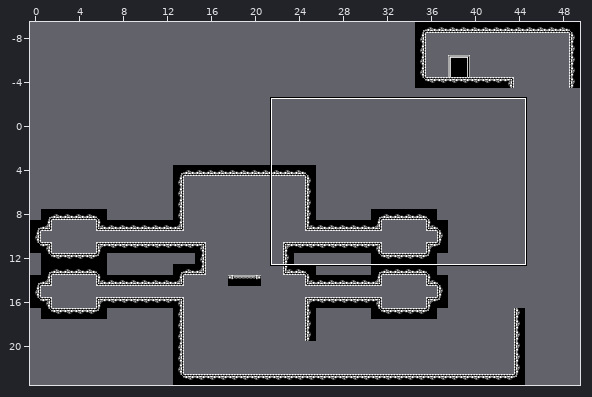
Two states of a Tiled map, Assets/SuperTiled2Unity/Import/Tutorial.tmx. The picture above shows the old version from afar; the outline marks the close-up.
Close-up. Before the edit:
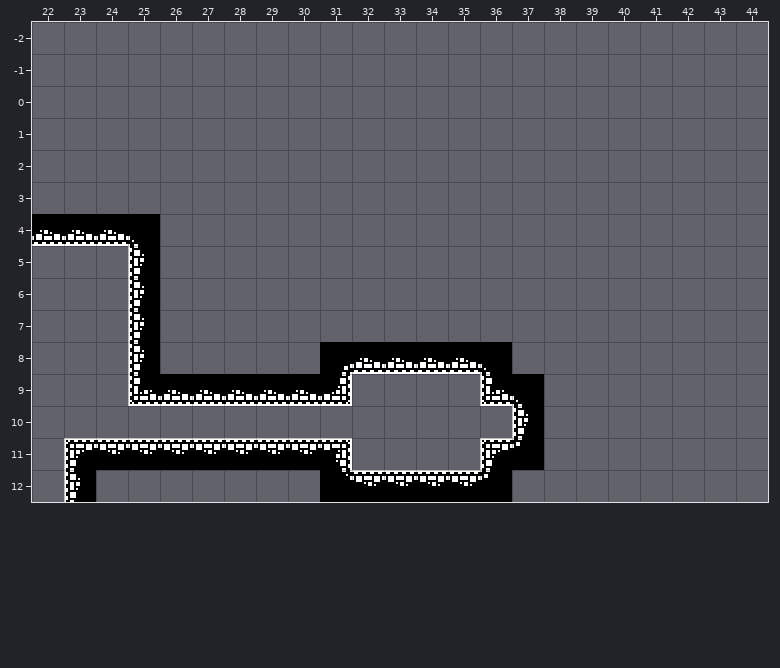
Cells are 64x64 px. Shown: x 22..44, y -2..12. The commit also changed other parts of the map, which this record leaves out. The old version is drawn lined up with the new one.
Once edited:
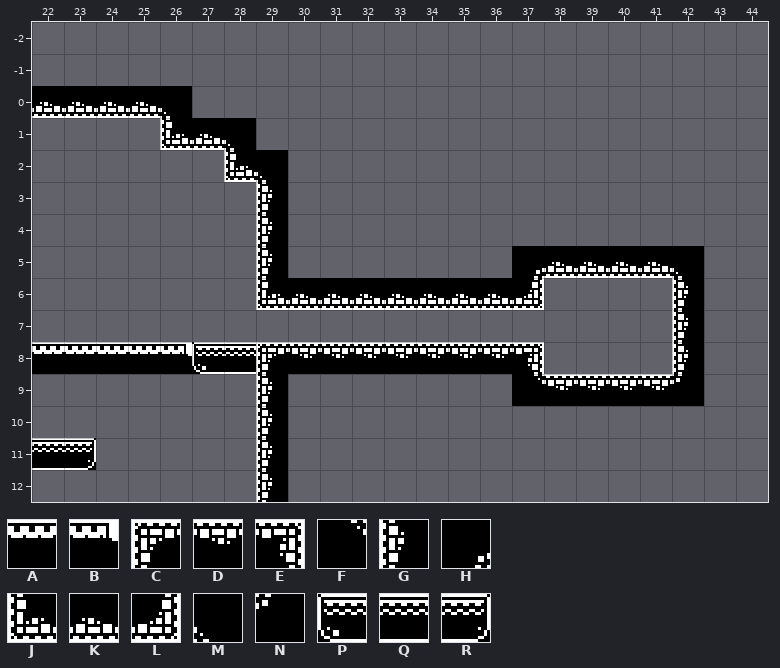
Key: from "Tileset_64x64": A 161 "bridge_bottom", B 162 "bridge_bottomright", C 195 "brick_topleft", D 196 "brick_topmiddle", E 197 "brick_topright", F 199 "brick_corner_topright", G 215 "brick_middleleft", H 219 "brick_corner_bottomright", J 235 "brick_bottomleft", K 236 "brick_bottommiddle", L 237 "brick_bottomright", M 239 "brick_corner_bottomleft", N 259 "brick_corner_topleft", P 330 "ground_left", Q 331 "ground_middle_horizontal", R 332 "ground_right".
_ is an empty cell.
From old to new:
map size 64x64 -> 43x32 cells (old content now starts at -3,-18; both pictures use the new coordinates)
Layer "MainLayer":
Tile A replaces tile G in row 8 at x 25.
Tile A is added in row 8 at x 22 to 24.
Tile B is added in row 8 at x 26.
Tile C is added in row 8 at x 29.
Tile D replaces tile H in row 8 at x 31.
Tile D replaces tile K in row 8 at x 32 to 35.
Tile D replaces tile M in row 8 at x 36.
Tile D is added in row 8 at x 30; in row 9 at x 38 to 41.
Tile E is added in row 8 at x 37.
Tile F replaces tile M in row 9 at x 37.
Tile G replaces tile D in row 11 at x 29.
Tile G replaces tile K in row 9 at x 29.
Tile G is added in rows 3 to 5 at x 29; in rows 6 to 8 at x 42; in row 10 at x 29; in row 12 at x 29.
Tile H is added in row 5 at x 37.
Tile J is added in row 1 at x 26; in row 2 at x 28; in row 6 at x 29.
Tile K is added in row 0 at x 22 to 25; in row 1 at x 27; in row 5 at x 38 to 41; in row 6 at x 30 to 36.
Tile L is added in row 6 at x 37.
Tile M is added in row 0 at x 26; in row 1 at x 28; in row 2 at x 29; in row 5 at x 42.
Tile N is added in row 9 at x 42.
Tile P is added in row 8 at x 27.
Tile Q is added in row 8 at x 28; in row 11 at x 22.
Tile R replaces tile C in row 11 at x 23.
The author cleared tile C in row 11 at x 36.
The author cleared tile D in row 11 at x 24 to 28 and 30; in row 12 at x 32 to 35.
The author cleared tile E in row 11 at x 31.
The author cleared tile F in row 12 at x 31.
The author cleared tile G in rows 5 to 7 at x 25; in row 10 at x 37; in row 12 at x 23.
The author cleared tile J in row 9 at x 25 and 36.
The author cleared tile K in row 4 at x 22 to 24; in row 9 at x 26 to 28 and 30.
The author cleared tile L in row 9 at x 31.
The author cleared tile M in row 4 at x 25.
The author cleared tile N in row 11 at x 37; in row 12 at x 36.
